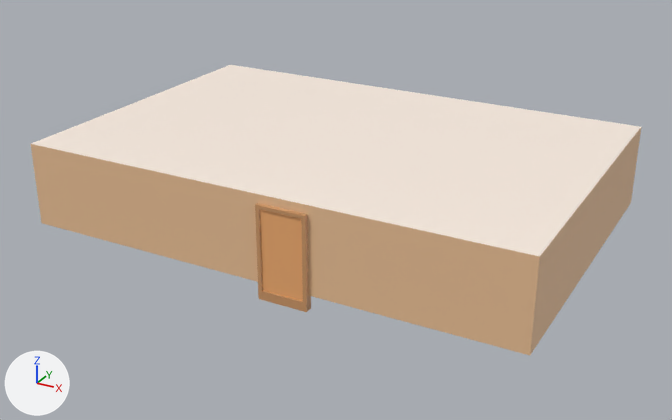
An edit to the Blender file Assets/Models/ExamRoom.blend, drawn before and after from the same camera.
Camera for both pictures: a camera (50 mm lens) standing at (9.87, -18.33, 9.19) and looking at (-0.01, -0.36, 0.21). The lights are fixed; the arrows at lower left show +X, +Y and +Z.

In view in the first picture: 'CeilingPlane', 'Door', 'DoorFrame.001', 'LeftWall', 'SouthWall'.
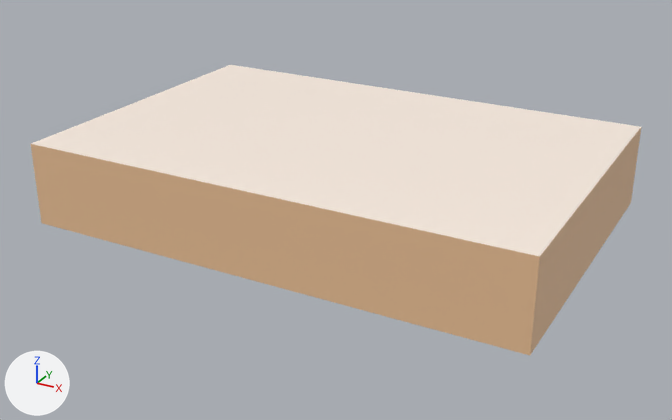
ob_doorhole_001 is not drawn itself; it is used by a modifier of ob_doorframe_001.

What changed in the scene script:
```text
Remove ob_doorframe_001:
    ob_doorframe_001 = bpy.data.objects.new('DoorFrame.001', me_cube_006)
    ob_doorframe_001.location = (0.77, -4.0, 0.73)
    ob_doorframe_001.rotation_euler = (0.0, 0.0, 1.571)  # degrees (0, 0, 90)
    ob_doorframe_001.scale = (0.0924, 0.582, 1.07)
    _m = ob_doorframe_001.modifiers.new('Boolean', 'BOOLEAN')
    _m.object = ob_doorhole_001
Remove ob_doorhole_001:
    ob_doorhole_001 = bpy.data.objects.new('DoorHole.001', me_cube_007)
    ob_doorhole_001.location = (0.774, -4.0, 0.796)
    ob_doorhole_001.rotation_euler = (0.0, 0.0, 1.571)  # degrees (0, 0, 90)
    ob_doorhole_001.scale = (0.165, 0.497, 0.932)
    ob_doorhole_001.hide_render = True
Remove ob_door:
    ob_door = bpy.data.objects.new('Door', me_cube_008)
    ob_door.location = (0.77, -4.0, 0.8)
    ob_door.rotation_euler = (0.0, 0.0, 1.571)  # degrees (0, 0, 90)
    ob_door.scale = (0.0566, 0.497, 0.932)
```

What differs and where, as boxes (x1, y1, x2, y2) in the pictures (672 x 420 px):
'Door', deleted (orange)
    before: (260, 209, 303, 301)
'DoorFrame.001', deleted
    before: (255, 203, 311, 312)
